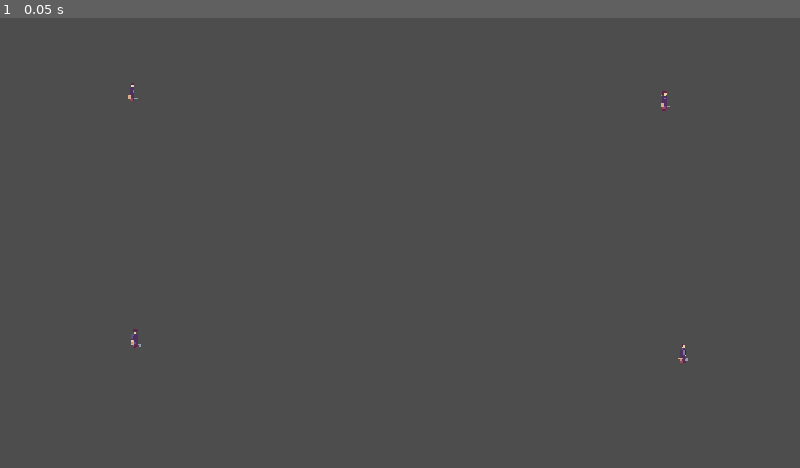
Above: before the commit, frame 1.
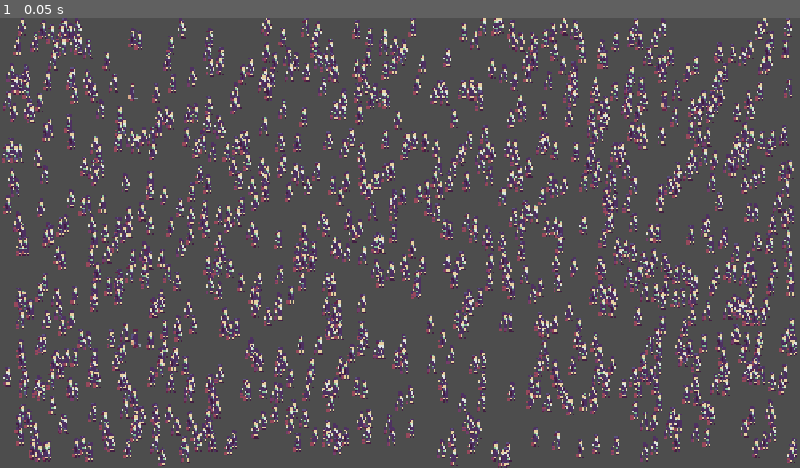
Above: after the commit, the same moment.

Repository: BertrandBordage/Spyport
Game: Godot game, scene res://scenes/game.tscn
The game is run twice, just before and just after one commit, with the same random seed, the same clock (stepped at 60 frames per second) and the same inputs.
Inputs:
- Up to frame 1 (0.05 s): no input

The runs differ from the first frame. In frame 1, 24% of the frame differs, in the area x 0-100%, y 0-100%.

Commit message:
Adds 1000 bots randomly spawning outside of existing collision shapes.

Diff:
--- /dev/null
+++ b/scenes/bot.gd
@@ -0,0 +1,9 @@
+class_name Bot
+extends AnimatableBody2D
+
+
+@onready var collision_shape: CollisionShape2D = $CollisionShape2D
+
+
+func get_collision_shape() -> CollisionShape2D:
+	return $CollisionShape2D
--- /dev/null
+++ b/scenes/bot.tscn
@@ -0,0 +1,32 @@
+[gd_scene format=3 uid="uid://btkklhl5kvjb5"]
+
+[ext_resource type="Texture2D" uid="uid://cd420r0g54xeb" path="res://assets/characters/stewardess.png" id="1_cwism"]
+[ext_resource type="Script" uid="uid://y1xmd6nbkv1k" path="res://scenes/bot.gd" id="1_qpkb6"]
+
+[sub_resource type="SpriteFrames" id="SpriteFrames_qpkb6"]
+animations = [{
+"frames": [{
+"duration": 1.0,
+"texture": ExtResource("1_cwism")
+}],
+"loop": true,
+"name": &"default",
+"speed": 5.0
+}]
+
+[sub_resource type="CapsuleShape2D" id="CapsuleShape2D_hhacj"]
+radius = 2.0
+height = 16.0
+
+[node name="Bot" type="AnimatableBody2D" unique_id=325416557]
+script = ExtResource("1_qpkb6")
+
+[node name="AnimatedSprite2D" type="AnimatedSprite2D" parent="." unique_id=612182173]
+sprite_frames = SubResource("SpriteFrames_qpkb6")
+
+[node name="CollisionShape2D" type="CollisionShape2D" parent="." unique_id=1162001147]
+position = Vector2(0, 14)
+rotation = 1.5707964
+shape = SubResource("CapsuleShape2D_hhacj")
+
+[node name="NavigationAgent2D" type="NavigationAgent2D" parent="." unique_id=566501239]
--- a/scenes/game.tscn
+++ b/scenes/game.tscn
@@ -1,6 +1,7 @@
 [gd_scene format=3 uid="uid://cjt70p7ipop5k"]
 
 [ext_resource type="PackedScene" uid="uid://drdn30hrffh7q" path="res://scenes/player.tscn" id="1_uwrxv"]
+[ext_resource type="PackedScene" uid="uid://bactyf4wm4i45" path="res://scenes/spawner.tscn" id="2_yqjtg"]
 
 [sub_resource type="WorldBoundaryShape2D" id="WorldBoundaryShape2D_uwrxv"]
 normal = Vector2(0, 1)
@@ -49,3 +50,5 @@
 [node name="Right" type="CollisionShape2D" parent="Boundaries" unique_id=478767772]
 position = Vector2(1280, 360)
 shape = SubResource("WorldBoundaryShape2D_lbhrr")
+
+[node name="Spawner" parent="." unique_id=1843805809 instance=ExtResource("2_yqjtg")]
--- a/scenes/player.gd
+++ b/scenes/player.gd
@@ -1,3 +1,4 @@
+class_name Player
 extends CharacterBody2D
 
 enum PlayerIndex { ONE = 0, TWO = 1, THREE = 2, FOUR = 3 }
--- a/scenes/player.tscn
+++ b/scenes/player.tscn
@@ -15,7 +15,7 @@
 }]
 
 [sub_resource type="CapsuleShape2D" id="CapsuleShape2D_qhqgy"]
-radius = 4.0
+radius = 2.0
 height = 16.0
 
 [node name="Player" type="CharacterBody2D" unique_id=591049096]
@@ -26,6 +26,6 @@
 sprite_frames = SubResource("SpriteFrames_g2els")
 
 [node name="CollisionShape2D" type="CollisionShape2D" parent="." unique_id=1601099611]
-position = Vector2(0, 12)
+position = Vector2(0, 14)
 rotation = 1.5707964
 shape = SubResource("CapsuleShape2D_qhqgy")
--- /dev/null
+++ b/scenes/spawner.gd
@@ -0,0 +1,19 @@
+class_name Spawner
+extends Node2D
+
+const bot_scene := preload("res://scenes/bot.tscn")
+
+
+func _ready() -> void:
+	var physics_state := get_world_2d().direct_space_state
+	var shape_params := PhysicsShapeQueryParameters2D.new()
+	for _i in range(1000):
+		var bot: Bot = bot_scene.instantiate()
+		var collision_shape := bot.get_collision_shape()
+		shape_params.shape = collision_shape.shape
+		while true:
+			bot.position = Vector2(randf_range(0, 1280), randf_range(0, 720))
+			shape_params.transform = collision_shape.transform.translated(bot.position)
+			if physics_state.intersect_shape(shape_params, 1).size() == 0:
+				add_child.call_deferred(bot)
+				break
--- /dev/null
+++ b/scenes/spawner.tscn
@@ -0,0 +1,7 @@
+[gd_scene format=3 uid="uid://bactyf4wm4i45"]
+
+[ext_resource type="Script" uid="uid://bm7sd7l4256uw" path="res://scenes/spawner.gd" id="1_2vbf6"]
+
+[node name="Spawner" type="Node2D" unique_id=644971365]
+y_sort_enabled = true
+script = ExtResource("1_2vbf6")
Renamed: Excluded/Aseprite/place_holder_ginette.png -> assets/characters/stewardess.png
Not shown, added: assets/characters/stewardess.png.import
Not shown, added: scenes/bot.gd.uid
Not shown, added: scenes/spawner.gd.uid
